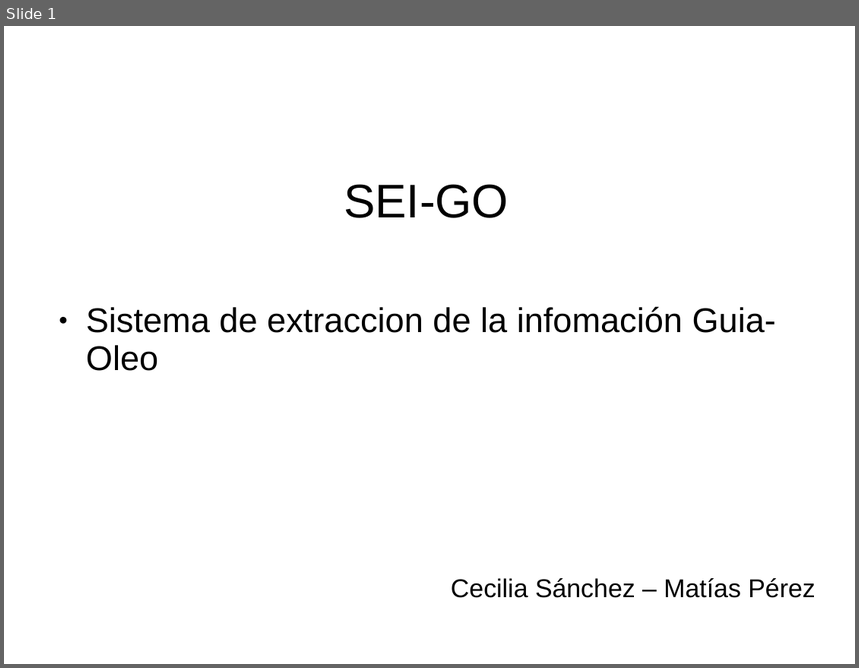
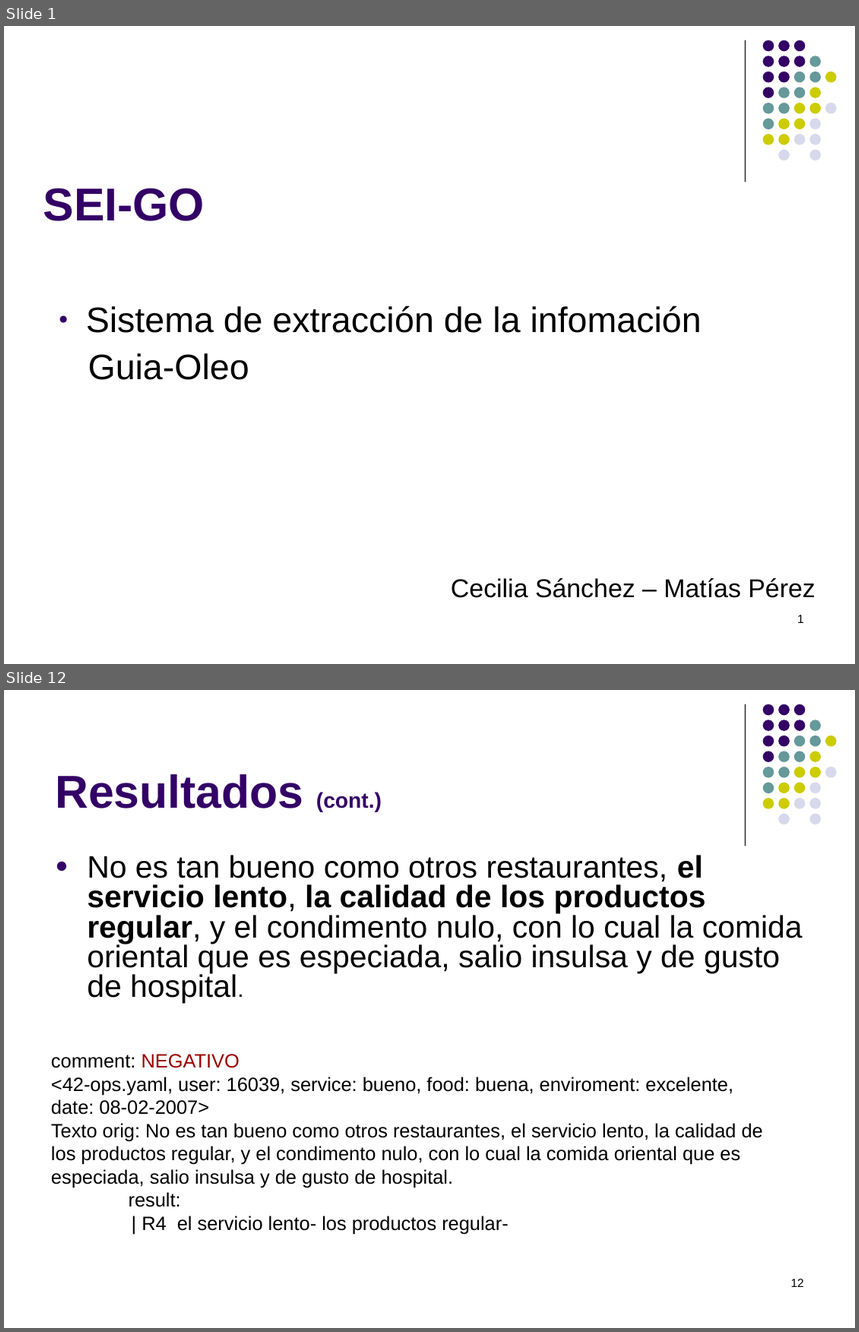
Before and after one commit to Maturuleco/ia2010primercuat, a slide deck: Presentacion/presentacion_final.ppt. Shown one above the other, each under a label of ours: slide 1 before the commit, slides 1 and 12 after it; the slides between them are not shown. The pictures are 859x668 and 859x1332 pixels, drawn with LibreOffice and Linux fonts; fonts in the diff are those of the drawing. Boxes give left, top, right and bottom in pixels: in the first picture for what was removed or moved away, otherwise in the second. Text is boxed around its words. In the diff, an @@ line names an element or a change of style, - is before the commit and + after.

```diff
--- a/Presentacion/presentacion_final.ppt
+++ b/Presentacion/presentacion_final.ppt
@@ slide 12 added at [4, 690, 855, 1328], background #FFFFFF; not listed: 32 template elements that a slide beside it also shows @@
@@ title added at [55, 774, 382, 812], 43 pt, text #330066, bold @@
+Resultados (cont.)
@@ text added at [87, 855, 803, 1004], 29 pt, text #000000 @@
+● No es tan bueno como otros restaurantes, el servicio lento, la calidad de los productos regular, y el condimento nulo, con lo cual la comida oriental que es especiada, salio insulsa y de gusto de hospital.
@@ text added at [51, 1054, 763, 1234], 18 pt, text #000000 @@
+comment: NEGATIVO
+<42-ops.yaml, user: 16039, service: bueno, food: buena, enviroment: excelente, date: 08-02-2007>
+Texto orig: No es tan bueno como otros restaurantes, el servicio lento, la calidad de los productos regular, y el condimento nulo, con lo cual la comida oriental que es especiada, salio insulsa y de gusto de hospital.
+result:
+| R4 el servicio lento- los productos regular-
@@ page number added at [791, 1279, 804, 1287], 11 pt, text #000000 @@
+12
@@ slide 1 changed as well @@
@@ line added from (746, 40) to (746, 182), #000000 0.74 pt @@
@@ title "SEI-GO" at [44, 188, 205, 221]: size 44 to 43 pt, text colour #000000 to #330066, bold on; alignment centre to left; line spacing 0.93 to 1 @@
@@ group added at [763, 40, 837, 161]: 31 ellipses @@
@@ text at [86, 306, 702, 380]: text changed; size 32 to 33 pt @@
-● Sistema de extraccion de la infomación Guia-Oleo
+● Sistema de extracción de la infomación
+Guia-Oleo
@@ page number added at [797, 615, 804, 623], 11 pt, text #000000 @@
+1
```
Also in this commit, not shown: 1 other slide changed, 11 other slides added, 3 slides removed.
